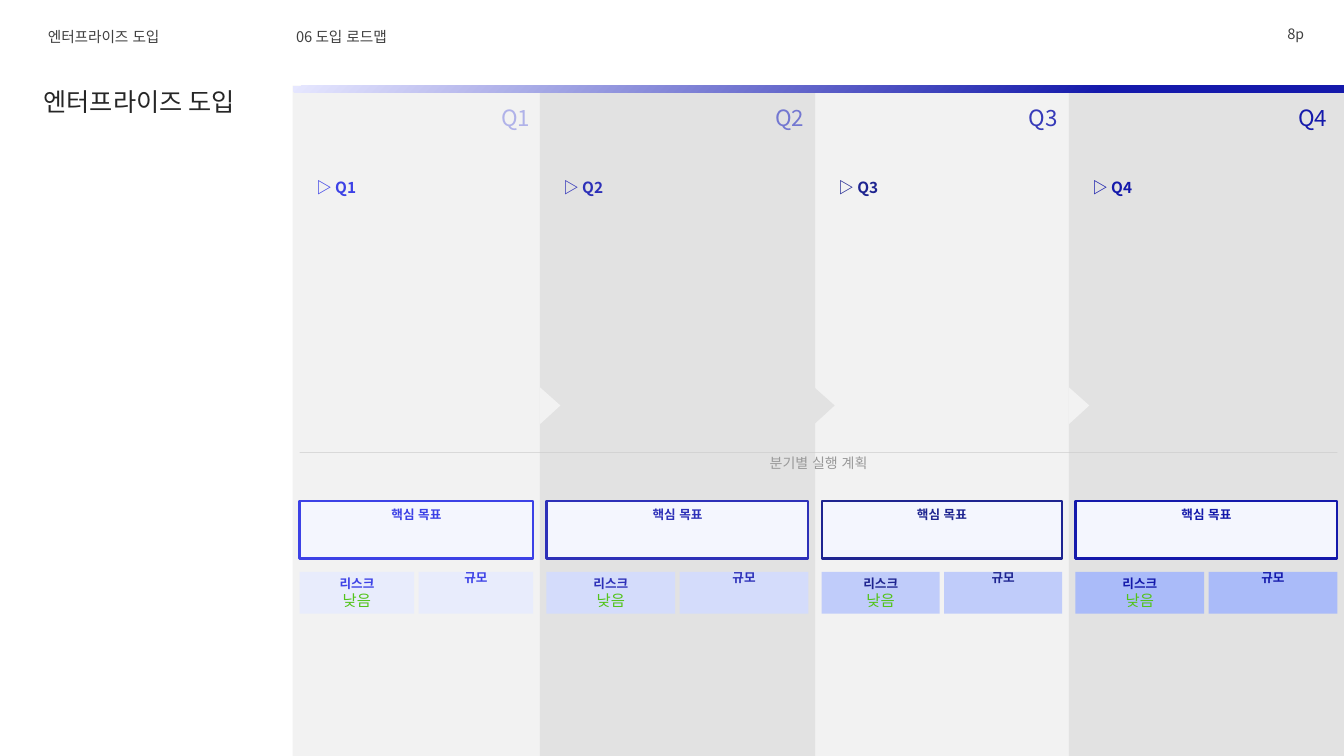
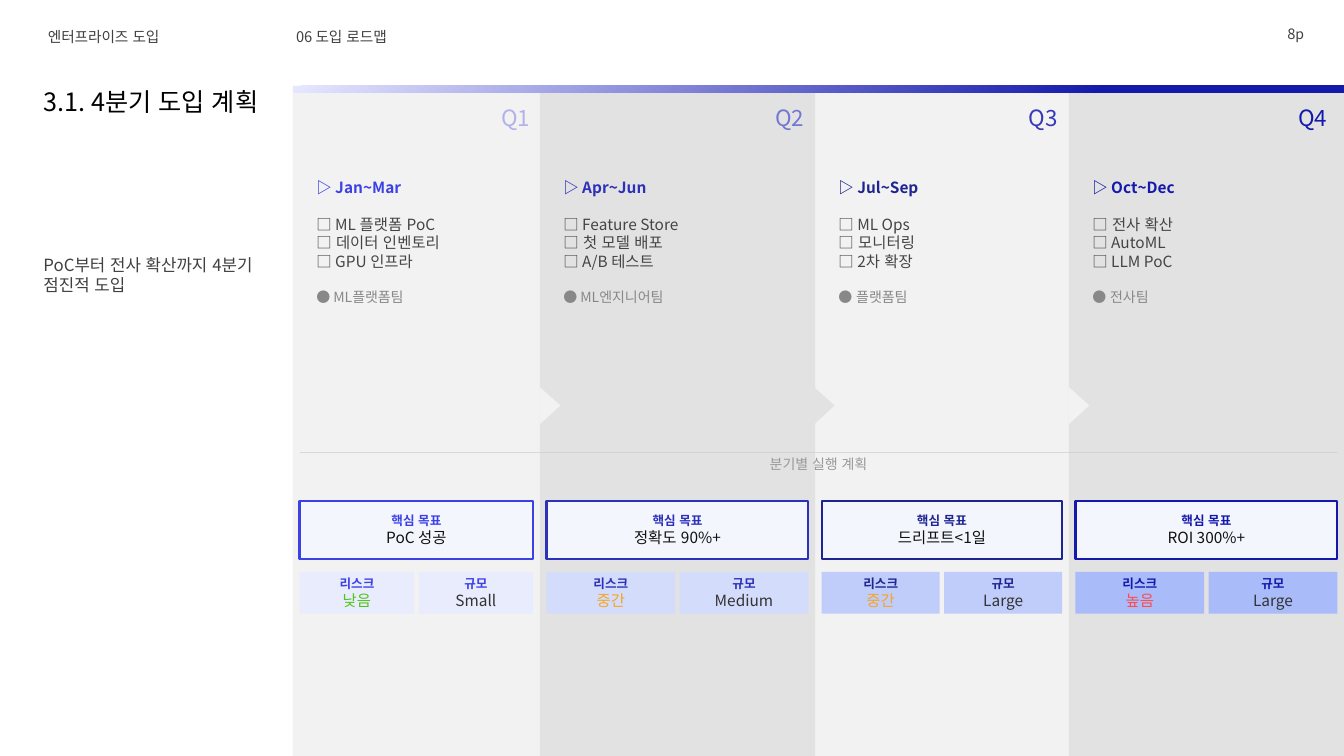
Before and after one commit to lhs6395-hslee/2026-gsn-pptx, a slide deck: slide 8 of result/머신러닝_심층_기술_가이드_재현검증.pptx. Drawn at 1344x756 pixels with LibreOffice and Linux fonts; fonts in the diff are those of the drawing; background and template pictures are left out. Boxes give left, top, right and bottom in pixels: in the first picture for what was removed or moved away, otherwise in the second. Text is boxed around its words. In the diff, an @@ line names an element or a change of style, - is before the commit and + after.

```diff
--- a/result/머신러닝_심층_기술_가이드_재현검증.pptx
+++ b/result/머신러닝_심층_기술_가이드_재현검증.pptx
@@ text at (x1=43, y1=90, x2=258, y2=113): text changed; text colour #262626 to #000000 @@
-엔터프라이즈 도입
+3.1. 4분기 도입 계획
@@ text at (x1=333, y1=181, x2=440, y2=303): text changed; text colour #3C41E6 to #444444; bold off @@
-▷ Q1
+▷ Jan~Mar
+□ ML 플랫폼 PoC
+□ 데이터 인벤토리
+□ GPU 인프라
+● ML플랫폼팀
@@ text at (x1=580, y1=181, x2=678, y2=303): text changed; text colour #2D30B8 to #444444; bold off @@
-▷ Q2
+▷ Apr~Jun
+□ Feature Store
+□ 첫 모델 배포
+□ A/B 테스트
+● ML엔지니어팀
@@ text at (x1=856, y1=180, x2=918, y2=303): text changed; text colour #1E2490 to #444444; bold off @@
-▷ Q3
+▷ Jul~Sep
+□ ML Ops
+□ 모니터링
+□ 2차 확장
+● 플랫폼팀
@@ text at (x1=1110, y1=181, x2=1175, y2=303): text changed; text colour #1419AB to #444444; bold off @@
-▷ Q4
+▷ Oct~Dec
+□ 전사 확산
+□ AutoML
+□ LLM PoC
+● 전사팀
@@ text added at (x1=43, y1=257, x2=252, y2=293), 12 pt, text #404040 @@
+PoC부터 전사 확산까지 4분기 점진적 도입
@@ text in rectangle at (x1=386, y1=530, x2=446, y2=544): paragraph added @@
+PoC 성공
@@ text in rectangle at (x1=634, y1=530, x2=721, y2=544): paragraph added @@
+정확도 90%+
@@ text in rectangle at (x1=898, y1=530, x2=986, y2=545): paragraph added @@
+드리프트<1일
@@ text in rectangle at (x1=1168, y1=531, x2=1246, y2=543): paragraph added @@
+ROI 300%+
@@ text in rectangle at (x1=455, y1=593, x2=496, y2=606): paragraph added @@
+Small
@@ text in rectangle at (x1=597, y1=593, x2=625, y2=607): text changed; text colour #52C41A to #F5A623 @@
-낮음
+중간
@@ text in rectangle at (x1=715, y1=593, x2=773, y2=606): paragraph added @@
+Medium
@@ text in rectangle at (x1=866, y1=593, x2=894, y2=607): text changed; text colour #52C41A to #F5A623 @@
-낮음
+중간
@@ text in rectangle at (x1=983, y1=594, x2=1023, y2=610): paragraph added @@
+Large
@@ text in rectangle at (x1=1126, y1=593, x2=1154, y2=607): text changed; text colour #52C41A to #FF4B4B @@
-낮음
+높음
@@ text in rectangle at (x1=1253, y1=594, x2=1293, y2=610): paragraph added @@
+Large
```
Also in this commit, not shown: 11 other slides changed, 5 other files.
